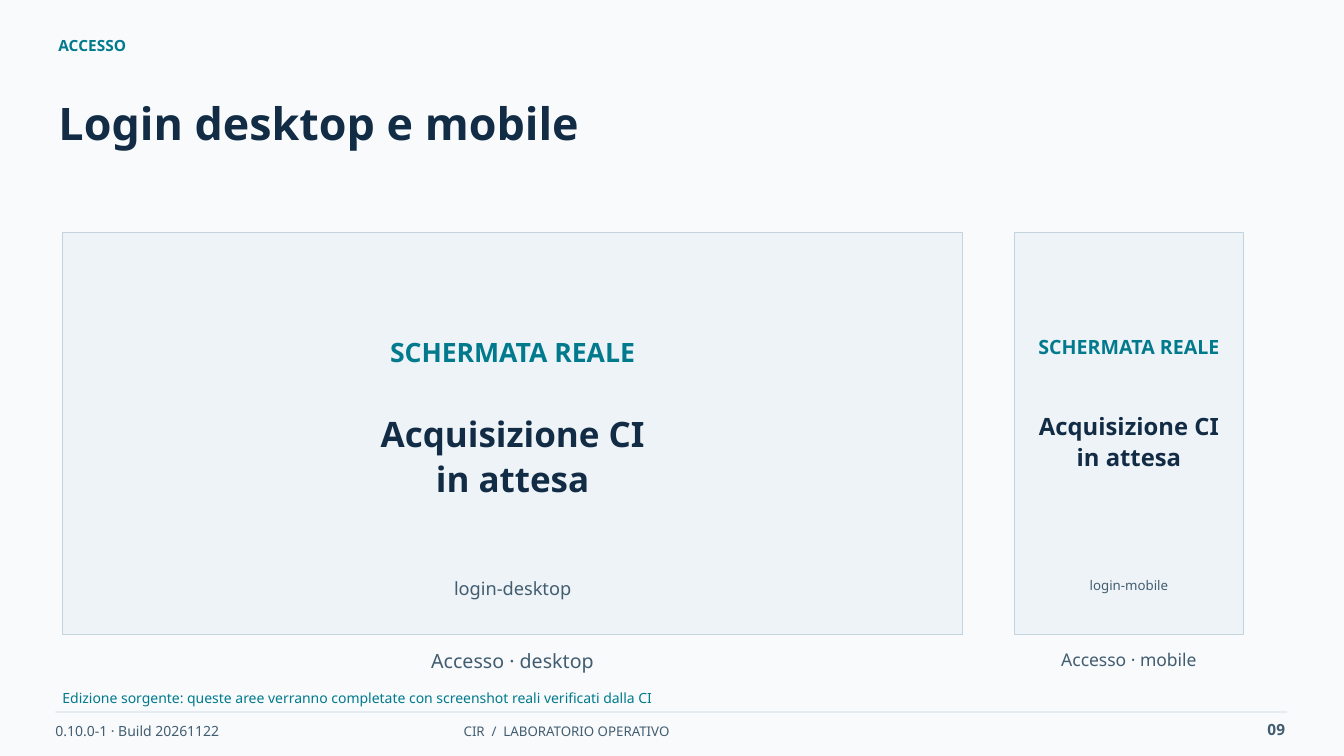
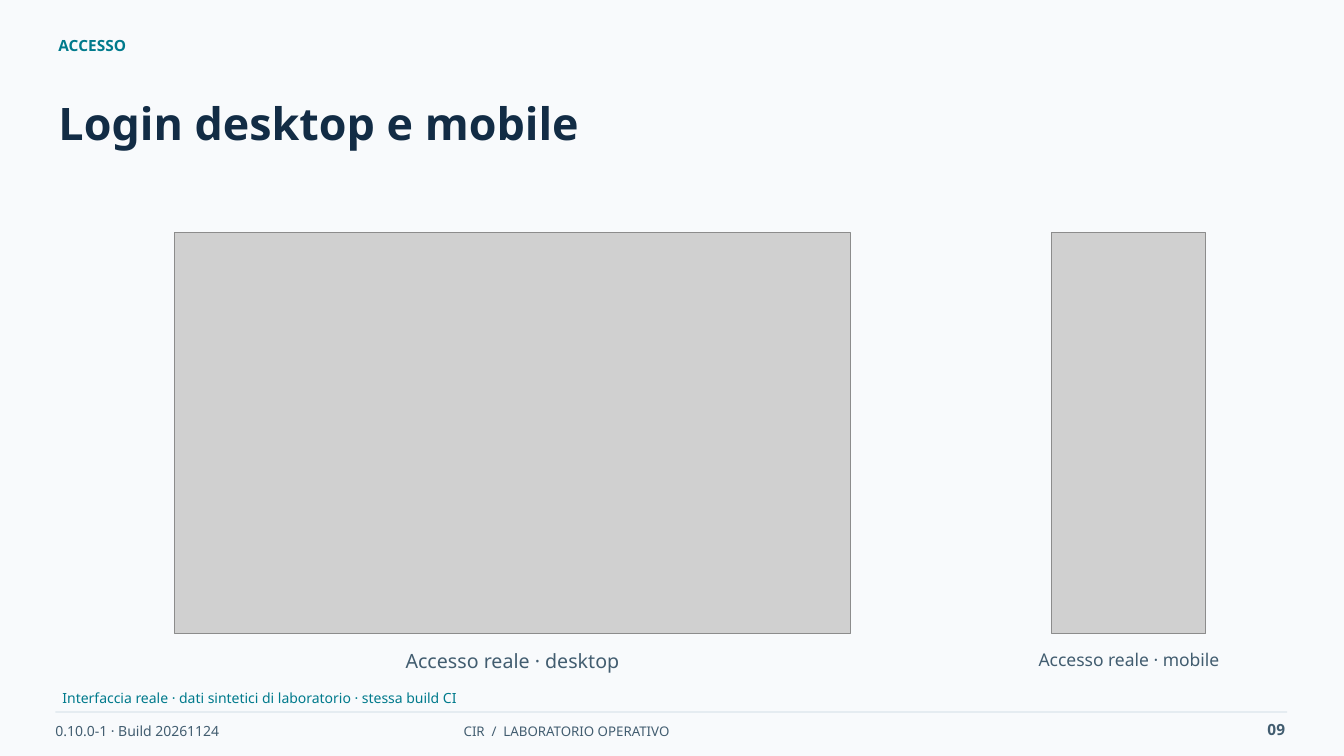
Before and after one commit to desalvo/cybersecurity-incident-registry, a slide deck: slide 9 of docs/presentation/CIR_Operational_Training_IT.pptx. Drawn at 1344x756 pixels with LibreOffice and Linux fonts; fonts in the diff are those of the drawing; grey boxes stand for pictures. Boxes give left, top, right and bottom in pixels: in the first picture for what was removed or moved away, otherwise in the second. Text is boxed around its words. In the diff, an @@ line names an element or a change of style, - is before the commit and + after.

```diff
--- a/docs/presentation/CIR_Operational_Training_IT.pptx
+++ b/docs/presentation/CIR_Operational_Training_IT.pptx
@@ rectangle removed at [63, 233, 963, 634] @@
@@ picture added at [174, 233, 850, 634] @@
@@ rectangle removed at [1014, 233, 1244, 634] @@
@@ picture added at [1053, 233, 1207, 634] @@
@@ text removed at [390, 342, 635, 363] @@
-SCHERMATA REALE
@@ text removed at [1038, 339, 1220, 355] @@
-SCHERMATA REALE
@@ text removed at [1039, 417, 1218, 467] @@
-Acquisizione CI
-in attesa
@@ text removed at [381, 420, 645, 493] @@
-Acquisizione CI
-in attesa
@@ text removed at [454, 581, 571, 600] @@
-login-desktop
@@ text removed at [1090, 580, 1168, 593] @@
-login-mobile
@@ text at [406, 653, 619, 673]: text changed @@
-Accesso · desktop
+Accesso reale · desktop
@@ text at [1039, 652, 1220, 666]: text changed @@
-Accesso · mobile
+Accesso reale · mobile
@@ text at [62, 692, 457, 703]: text changed @@
-Edizione sorgente: queste aree verranno completate con screenshot reali verificati dalla CI
+Interfaccia reale · dati sintetici di laboratorio · stessa build CI
@@ text at [55, 725, 219, 736]: text changed @@
-0.10.0-1 · Build 20261122
+0.10.0-1 · Build 20261124
```
Also in this commit, not shown: 33 other slides changed, 37 other files.
